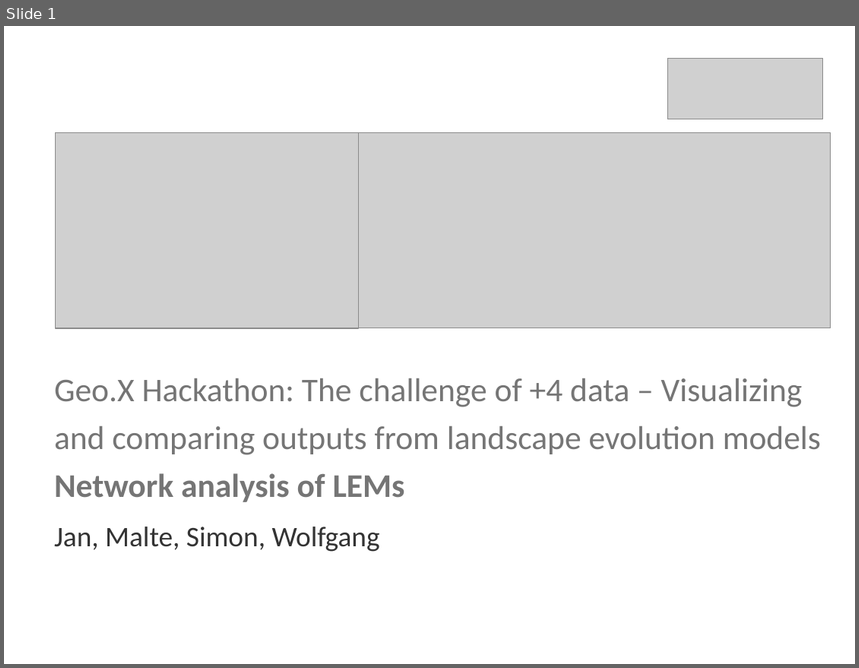
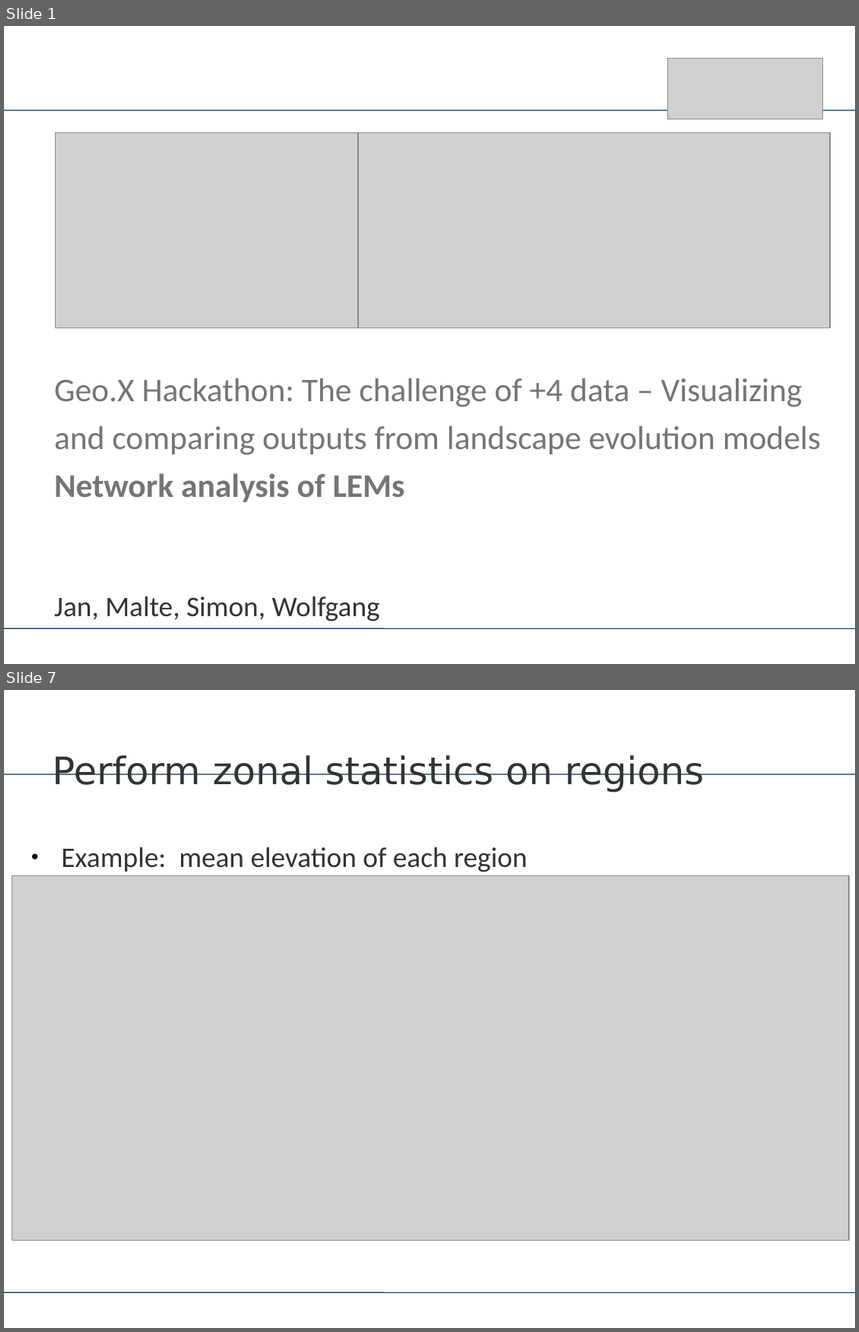
Before and after one commit to Geo-X-Hackathon/lem_network, a slide deck: Hackathon_network.pptx. Shown one above the other, each under a label of ours: slide 1 before the commit, slides 1 and 7 after it; the slides between them are not shown. The pictures are 859x668 and 859x1332 pixels, drawn with LibreOffice and Linux fonts; fonts in the diff are those of the drawing; grey boxes stand for pictures. Boxes give left, top, right and bottom in pixels: in the first picture for what was removed or moved away, otherwise in the second. Text is boxed around its words. In the diff, an @@ line names an element or a change of style, - is before the commit and + after.

```diff
--- a/Hackathon_network.pptx
+++ b/Hackathon_network.pptx
@@ slide 7 added at [4,690,855,1328], background #FFFFFF; not listed: 2 template elements that a slide beside it also shows @@
@@ text added at [52,755,704,793], 32 pt, text #333333 @@
+Perform zonal statistics on regions
@@ text added at [61,847,527,872], 24 pt, text #333333 @@
+● Example: mean elevation of each region
@@ picture added at [12,876,849,1242] @@
@@ slide 1 changed as well @@
@@ line added from (4, 110) to (855, 110), #003366 0.74 pt @@
@@ text "Jan, Malte, Simon, Wolfgang": place and size @@
-text "Jan, Malte, Simon, Wolfgang" at [54,527,380,552]
+text "Jan, Malte, Simon, Wolfgang" at [54,597,380,622]
@@ line added from (4, 629) to (855, 629), #003366 0.74 pt @@
```
Also in this commit, not shown: 9 other slides added.
